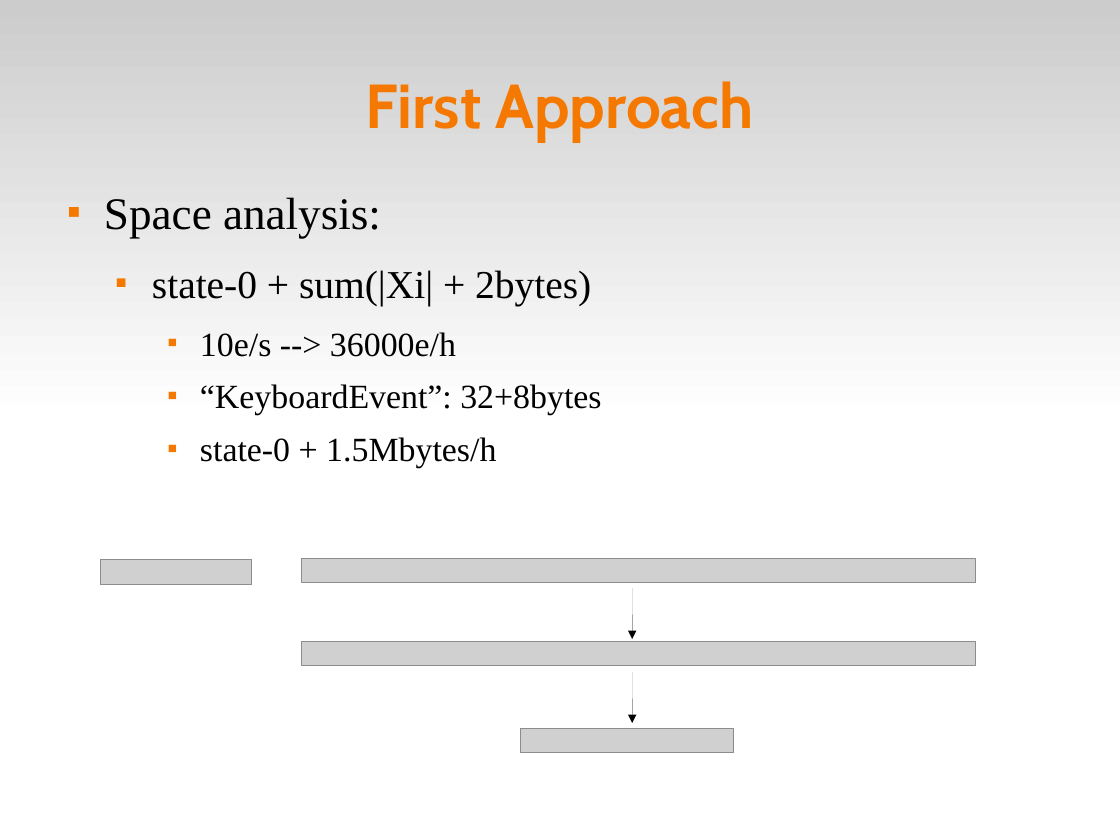
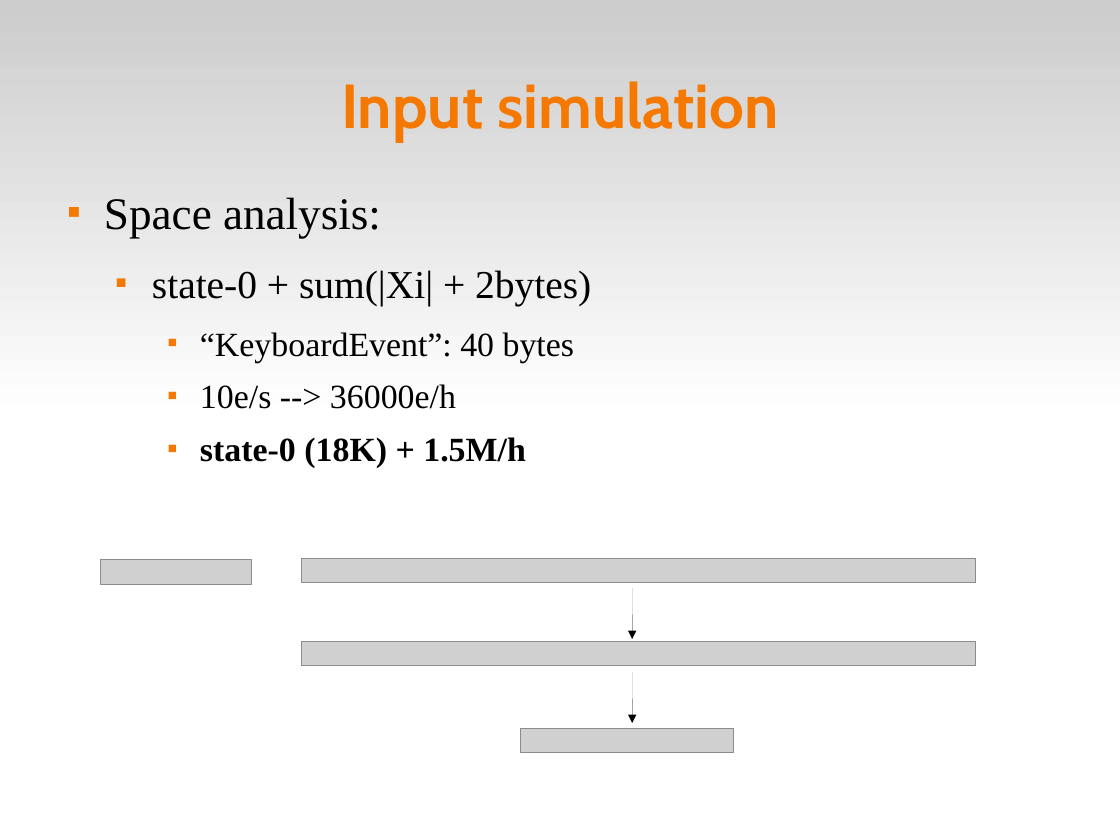
Before and after one commit to fsantanna-no/ceu-docs, a slide deck: slide 11 of TM/ceu_tm.odp. Drawn at 1120x840 pixels with LibreOffice and Linux fonts; fonts in the diff are those of the drawing; grey boxes stand for pictures. Boxes give left, top, right and bottom in pixels: in the first picture for what was removed or moved away, otherwise in the second. Text is boxed around its words. In the diff, an @@ line names an element or a change of style, - is before the commit and + after.

```diff
--- a/TM/ceu_tm.odp
+++ b/TM/ceu_tm.odp
@@ title at (x1=341, y1=81, x2=778, y2=142): text changed @@
-First Approach
+Input simulation
@@ text at (x1=200, y1=332, x2=574, y2=363): paragraph added @@
+    ■ “KeyboardEvent”: 40 bytes
@@ text at (x1=200, y1=437, x2=526, y2=468): text changed; bold on @@
-    ■ “KeyboardEvent”: 32+8bytes
-    ■ state-0 + 1.5Mbytes/h
+    ■ state-0 (18K) + 1.5M/h
```
Also in this commit, not shown: 9 other slides changed, 4 slides added, 3 slides removed, 7 other files.
